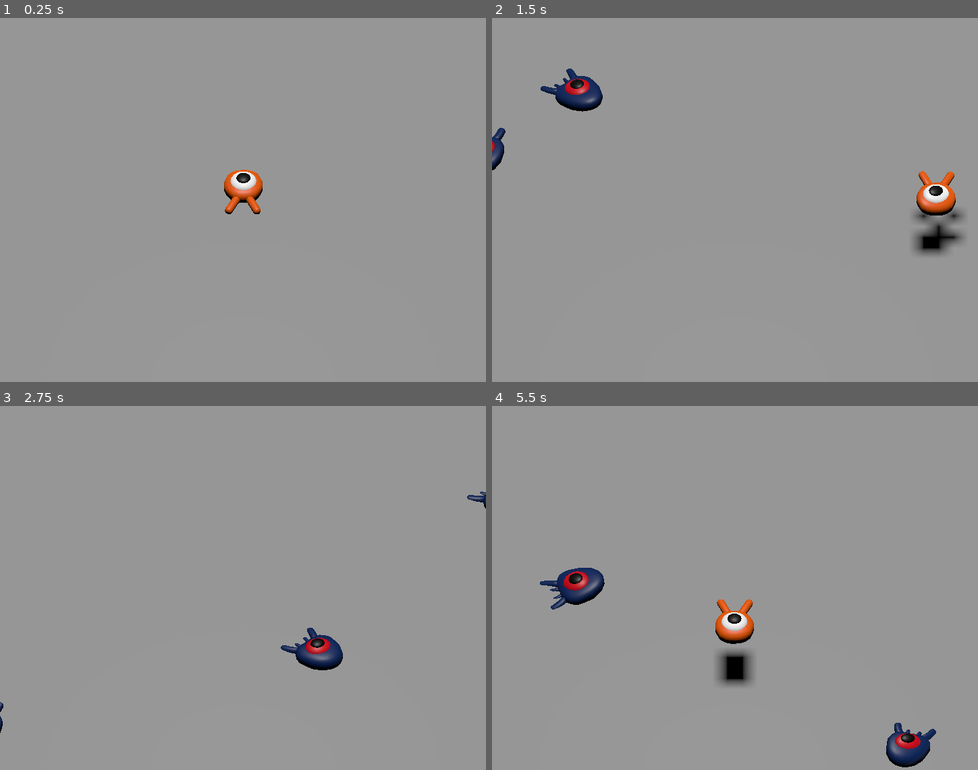
Above: before the commit, frames 1-4 (two rows, left to right).
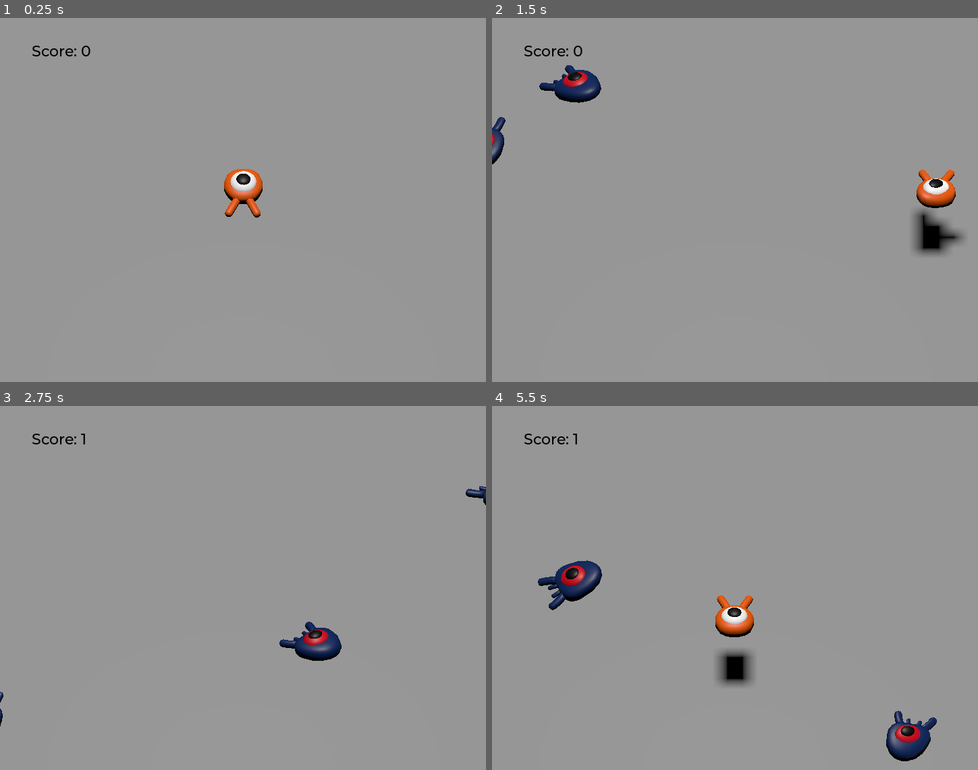
Above: after the commit, the same moments.

Repository: jnbaum/squashthecreeps
Game: Godot game, scene res://main.tscn
Same seed, same stepped clock (60 frames per second), same inputs: the game is played once before the commit and once after it.
Inputs:
- Up to frame 1 (0.25 s): no input
- Up to frame 2 (1.5 s): tap Enter (ui_accept) at 0.5 s; hold Right (move_right) 0.53-1.28 s; hold Enter (ui_accept) 0.53-1.28 s; tap Space (jump) at 0.77, 0.8, 1.07, 1.35 s; hold S (move_back) from 1.28 s (still down)
- Up to frame 3 (2.75 s): tap Space (jump) at 1.52, 1.82, 2.3 s; tap Enter (ui_accept) at 1.55 s; release S (move_back) at 2.03 s; hold Right (move_right) from 2.03 s (still down); hold Enter (ui_accept) from 2.03 s (still down)
- Up to frame 4 (5.5 s): release Right (move_right) at 2.78 s; release Enter (ui_accept) at 2.78 s; hold W (move_forward) 2.78-3.53 s; tap Enter (ui_accept) at 2.85, 4.35 s; tap Space (jump) at 3.02, 3.32, 3.6, 3.77, 4.07, 4.52, 4.82, 5.3 s; hold Left (move_left) 3.53-5.03 s; hold S (move_back) from 5.03 s (still down); hold Enter (ui_accept) from 5.03 s (still down)

The runs differ from the first frame. In frame 1, 0.4% of the frame differs, in the area x 6-54%, y 7-55%; in frame 2, 2.3%; in frame 3, 1.3%; in frame 4, 2.7%, in the area x 6-92%, y 7-100%.

Commit message:
Finished 3D tutorial game!

Diff:
--- a/main.gd
+++ b/main.gd
@@ -4,7 +4,8 @@
 
 # Called when the node enters the scene tree for the first time.
 func _ready() -> void:
-	pass # Replace with function body.
+	$UserInterface/Retry.hide()
+	$UserInterface/Label.hide()
 
 
 # Called every frame. 'delta' is the elapsed time since the previous frame.
@@ -27,3 +28,17 @@
 
 	# Spawn the mob by adding it to the Main scene.
 	add_child(mob)
+
+	# We connect the mob to the score label to update the score upon squashing one.
+	mob.squashed.connect($UserInterface/ScoreLabel._on_mob_squashed.bind())
+
+
+func _on_player_hit() -> void:
+	$MobTimer.stop()
+	$UserInterface/Retry.show()
+	$UserInterface/Label.show()
+
+func _unhandled_input(event):
+	if event.is_action_pressed("ui_accept") and $UserInterface/Retry.visible:
+		# This restarts the current scene.
+		get_tree().reload_current_scene()
--- a/main.tscn
+++ b/main.tscn
@@ -1,8 +1,10 @@
-[gd_scene load_steps=9 format=3 uid="uid://cw3fqth22n0i6"]
+[gd_scene load_steps=12 format=3 uid="uid://cw3fqth22n0i6"]
 
 [ext_resource type="PackedScene" uid="uid://cdmmfmasxgdu6" path="res://player.tscn" id="1_aarh5"]
 [ext_resource type="Script" path="res://main.gd" id="1_yhrjo"]
 [ext_resource type="PackedScene" uid="uid://b8huxbmha2c16" path="res://mob.tscn" id="2_t2p8y"]
+[ext_resource type="FontFile" uid="uid://df6e3uub7bawf" path="res://fonts/Montserrat-Medium.ttf" id="4_yqbel"]
+[ext_resource type="Script" path="res://score_label.gd" id="5_bfsek"]
 
 [sub_resource type="BoxShape3D" id="BoxShape3D_3hh1i"]
 size = Vector3(60, 2, 60)
@@ -22,6 +24,10 @@
 "tilts": PackedFloat32Array(0, 0, 0, 0, 0)
 }
 point_count = 5
+
+[sub_resource type="Theme" id="Theme_rhuvj"]
+default_font = ExtResource("4_yqbel")
+default_font_size = 22
 
 [node name="Main" type="Node"]
 script = ExtResource("1_yhrjo")
@@ -80,4 +86,50 @@
 wait_time = 0.5
 autostart = true
 
+[node name="UserInterface" type="Control" parent="."]
+layout_mode = 3
+anchors_preset = 15
+anchor_right = 1.0
+anchor_bottom = 1.0
+grow_horizontal = 2
+grow_vertical = 2
+theme = SubResource("Theme_rhuvj")
+
+[node name="ScoreLabel" type="Label" parent="UserInterface"]
+layout_mode = 0
+offset_left = 47.0
+offset_top = 35.0
+offset_right = 108.0
+offset_bottom = 58.0
+theme_override_colors/font_color = Color(0, 0, 0, 1)
+text = "Score: 0
+"
+script = ExtResource("5_bfsek")
+
+[node name="Retry" type="ColorRect" parent="UserInterface"]
+layout_mode = 1
+anchors_preset = 15
+anchor_right = 1.0
+anchor_bottom = 1.0
+grow_horizontal = 2
+grow_vertical = 2
+color = Color(0, 0, 0, 0.823529)
+
+[node name="Label" type="Label" parent="UserInterface"]
+layout_mode = 1
+anchors_preset = 8
+anchor_left = 0.5
+anchor_top = 0.5
+anchor_right = 0.5
+anchor_bottom = 0.5
+offset_left = -110.5
+offset_top = -14.0
+offset_right = 110.5
+offset_bottom = 14.0
+grow_horizontal = 2
+grow_vertical = 2
+text = "Press Enter to Retry
+"
+
+[connection signal="hit" from="Player" to="." method="_on_player_hit"]
 [connection signal="timeout" from="MobTimer" to="." method="_on_mob_timer_timeout"]
--- a/mob.gd
+++ b/mob.gd
@@ -4,7 +4,6 @@
 @export var min_speed = 10
 # Maximum speed of the mob in meters per second.
 @export var max_speed = 18
-
 
 signal squashed
 
@@ -28,6 +27,9 @@
 	# in order to move in the direction the mob is looking.
 	velocity = velocity.rotated(Vector3.UP, rotation.y)
 
+	#...
+	$AnimationPlayer.speed_scale = random_speed / min_speed
+
 func _on_visible_on_screen_notifier_3d_screen_exited():
 	queue_free()
 
--- a/mob.tscn
+++ b/mob.tscn
@@ -1,10 +1,45 @@
-[gd_scene load_steps=4 format=3 uid="uid://b8huxbmha2c16"]
+[gd_scene load_steps=6 format=3 uid="uid://b8huxbmha2c16"]
 
 [ext_resource type="Script" path="res://mob.gd" id="1_8mmo8"]
 [ext_resource type="PackedScene" uid="uid://dd6oeoaraf7jx" path="res://art/mob.glb" id="2_u54w8"]
 
 [sub_resource type="BoxShape3D" id="BoxShape3D_lkmse"]
 size = Vector3(1.85797, 1, 2.71136)
+
+[sub_resource type="Animation" id="Animation_xkf88"]
+resource_name = "float"
+length = 1.2
+loop_mode = 1
+step = 0.1
+tracks/0/type = "value"
+tracks/0/imported = false
+tracks/0/enabled = true
+tracks/0/path = NodePath("Pivot/Character:position")
+tracks/0/interp = 1
+tracks/0/loop_wrap = true
+tracks/0/keys = {
+"times": PackedFloat32Array(0.3, 0.700936, 1.2),
+"transitions": PackedFloat32Array(0.466517, 2, 1),
+"update": 0,
+"values": [Vector3(0, 0, 0), Vector3(0, 0.65, 0), Vector3(0, 0.35, 0)]
+}
+tracks/1/type = "value"
+tracks/1/imported = false
+tracks/1/enabled = true
+tracks/1/path = NodePath("Pivot/Character:rotation")
+tracks/1/interp = 1
+tracks/1/loop_wrap = true
+tracks/1/keys = {
+"times": PackedFloat32Array(0.0987999, 0.495812, 1.2),
+"transitions": PackedFloat32Array(0.466517, 0.392292, 1),
+"update": 0,
+"values": [Vector3(0.139626, 0, 0), Vector3(0.139626, 0, 0), Vector3(-0.15708, 0, 0)]
+}
+
+[sub_resource type="AnimationLibrary" id="AnimationLibrary_1a0jv"]
+_data = {
+"float": SubResource("Animation_xkf88")
+}
 
 [node name="Mob" type="CharacterBody3D" groups=["mob"]]
 collision_layer = 2
@@ -14,6 +49,7 @@
 [node name="Pivot" type="Node3D" parent="."]
 
 [node name="Character" parent="Pivot" instance=ExtResource("2_u54w8")]
+transform = Transform3D(1, 0, 0, 0, 0.990268, -0.139173, 0, 0.139173, 0.990268, 0, 0, 0)
 
 [node name="CollisionShape3D" type="CollisionShape3D" parent="."]
 transform = Transform3D(1, 0, 0, 0, 1, 0, 0, 0, 1, 0.0359802, 0, -0.144318)
@@ -22,4 +58,10 @@
 [node name="VisibleOnScreenNotifier3D" type="VisibleOnScreenNotifier3D" parent="."]
 aabb = AABB(-1.2046, -1, -1.924, 2.40919, 2, 3.84801)
 
+[node name="AnimationPlayer" type="AnimationPlayer" parent="."]
+libraries = {
+"": SubResource("AnimationLibrary_1a0jv")
+}
+autoplay = "float"
+
 [connection signal="screen_exited" from="VisibleOnScreenNotifier3D" to="." method="_on_visible_on_screen_notifier_3d_screen_exited"]
--- /dev/null
+++ b/music_player.tscn
@@ -0,0 +1,7 @@
+[gd_scene load_steps=2 format=3 uid="uid://c7rdl3s47nch3"]
+
+[ext_resource type="AudioStream" uid="uid://dou7slqxn7hco" path="res://art/House In a Forest Loop.ogg" id="1_1la2j"]
+
+[node name="MusicPlayer" type="AudioStreamPlayer"]
+stream = ExtResource("1_1la2j")
+autoplay = true
--- a/player.gd
+++ b/player.gd
@@ -1,4 +1,6 @@
 extends CharacterBody3D
+
+signal hit
 
 # How fast the player moves in meters per second.
 @export var speed = 14
@@ -19,6 +21,8 @@
 
 func _physics_process(delta):
 	var direction = Vector3.ZERO
+
+
 
 	if Input.is_action_pressed("move_right"):
 		direction.x += 1
@@ -44,6 +48,12 @@
 	# Moving the Character
 	velocity = target_velocity
 
+	if direction != Vector3.ZERO:
+		#...
+		$AnimationPlayer.speed_scale = 4
+	else:
+		$AnimationPlayer.speed_scale = 1
+
 	if is_on_floor() and Input.is_action_just_pressed("jump"):
 		target_velocity.y = jump_impulse
 
@@ -68,3 +78,12 @@
 				target_velocity.y = bounce_impulse
 				# Prevent further duplicate calls.
 				break
+	#...
+	$Pivot.rotation.x = PI / 6 * velocity.y / jump_impulse
+
+func die():
+	hit.emit()
+	queue_free()
+
+func _on_mob_detector_body_entered(body: Node3D) -> void:
+	die()
--- a/player.tscn
+++ b/player.tscn
@@ -1,10 +1,76 @@
-[gd_scene load_steps=4 format=3 uid="uid://cdmmfmasxgdu6"]
+[gd_scene load_steps=8 format=3 uid="uid://cdmmfmasxgdu6"]
 
 [ext_resource type="PackedScene" uid="uid://dp81877i50hs1" path="res://art/player.glb" id="1_hnlp1"]
 [ext_resource type="Script" path="res://player.gd" id="1_vxwh5"]
 
 [sub_resource type="SphereShape3D" id="SphereShape3D_hgqk7"]
 radius = 1.0
+
+[sub_resource type="CylinderShape3D" id="CylinderShape3D_h4jkr"]
+height = 2.72957
+radius = 1.71009
+
+[sub_resource type="Animation" id="Animation_6f8o1"]
+resource_name = "float"
+length = 1.2
+step = 0.1
+tracks/0/type = "value"
+tracks/0/imported = false
+tracks/0/enabled = true
+tracks/0/path = NodePath("Pivot/Character:position")
+tracks/0/interp = 1
+tracks/0/loop_wrap = true
+tracks/0/keys = {
+"times": PackedFloat32Array(0.3, 0.700936, 1.2),
+"transitions": PackedFloat32Array(0.466517, 2, 1),
+"update": 0,
+"values": [Vector3(0, 0, 0), Vector3(0, 0.65, 0), Vector3(0, 0.35, 0)]
+}
+tracks/1/type = "value"
+tracks/1/imported = false
+tracks/1/enabled = true
+tracks/1/path = NodePath("Pivot/Character:rotation")
+tracks/1/interp = 1
+tracks/1/loop_wrap = true
+tracks/1/keys = {
+"times": PackedFloat32Array(0.0987999, 0.495812, 1.2),
+"transitions": PackedFloat32Array(0.466517, 0.392292, 1),
+"update": 0,
+"values": [Vector3(0.139626, 0, 0), Vector3(0.139626, 0, 0), Vector3(-0.15708, 0, 0)]
+}
+
+[sub_resource type="Animation" id="Animation_iv5wq"]
+length = 0.001
+tracks/0/type = "value"
+tracks/0/imported = false
+tracks/0/enabled = true
+tracks/0/path = NodePath("Pivot/Character:position")
+tracks/0/interp = 1
+tracks/0/loop_wrap = true
+tracks/0/keys = {
+"times": PackedFloat32Array(0),
+"transitions": PackedFloat32Array(1),
+"update": 0,
+"values": [Vector3(0, 0, 0)]
+}
+tracks/1/type = "value"
+tracks/1/imported = false
+tracks/1/enabled = true
+tracks/1/path = NodePath("Pivot/Character:rotation")
+tracks/1/interp = 1
+tracks/1/loop_wrap = true
+tracks/1/keys = {
+"times": PackedFloat32Array(0),
+"transitions": PackedFloat32Array(1),
+"update": 0,
+"values": [Vector3(0.139626, 0, 0)]
+}
+
+[sub_resource type="AnimationLibrary" id="AnimationLibrary_flxxg"]
+_data = {
+"RESET": SubResource("Animation_iv5wq"),
+"float": SubResource("Animation_6f8o1")
+}
 
 [node name="Player" type="CharacterBody3D"]
 collision_mask = 7
@@ -13,6 +79,24 @@
 [node name="Pivot" type="Node3D" parent="."]
 
 [node name="Character" parent="Pivot" instance=ExtResource("1_hnlp1")]
+transform = Transform3D(1, 0, 0, 0, 0.990268, -0.139173, 0, 0.139173, 0.990268, 0, 0, 0)
 
 [node name="CollisionShape3D" type="CollisionShape3D" parent="."]
 shape = SubResource("SphereShape3D_hgqk7")
+
+[node name="MobDetector" type="Area3D" parent="."]
+collision_layer = 0
+collision_mask = 2
+monitorable = false
+
+[node name="CollisionShape3D" type="CollisionShape3D" parent="MobDetector"]
+transform = Transform3D(0.65522, -0.00447391, -0.0190944, 0.00982382, 0.350581, 0.0518902, 0.0183471, -0.0279411, 0.65413, 0.0205476, 0.0914595, 0.0510322)
+shape = SubResource("CylinderShape3D_h4jkr")
+
+[node name="AnimationPlayer" type="AnimationPlayer" parent="."]
+libraries = {
+"": SubResource("AnimationLibrary_flxxg")
+}
+autoplay = "float"
+
+[connection signal="body_entered" from="MobDetector" to="." method="_on_mob_detector_body_entered"]
--- a/project.godot
+++ b/project.godot
@@ -14,6 +14,10 @@
 run/main_scene="res://main.tscn"
 config/features=PackedStringArray("4.3")
 config/icon="res://icon.png"
+
+[autoload]
+
+MusicPlayer="*res://music_player.tscn"
 
 [display]
 
--- /dev/null
+++ b/score_label.gd
@@ -0,0 +1,15 @@
+extends Label
+
+var score = 0
+# Called when the node enters the scene tree for the first time.
+func _ready() -> void:
+	pass # Replace with function body.
+
+
+# Called every frame. 'delta' is the elapsed time since the previous frame.
+func _process(delta: float) -> void:
+	pass
+
+func _on_mob_squashed():
+	score += 1
+	text = "Score: %s" % score
